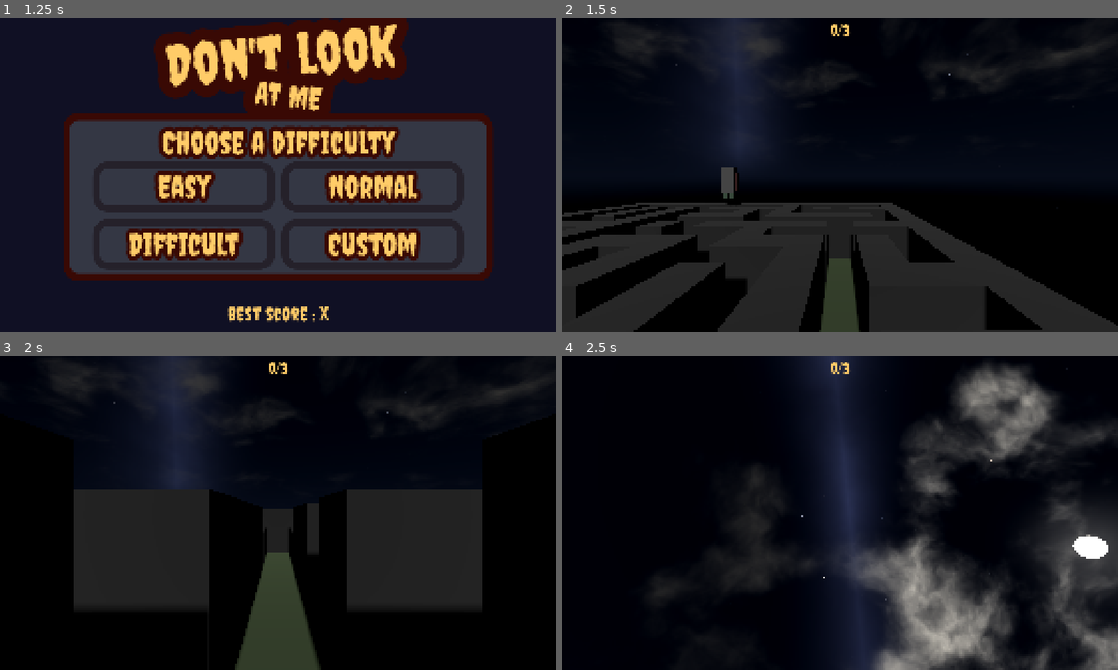
Above: before the commit, frames 1-4 (two rows, left to right).
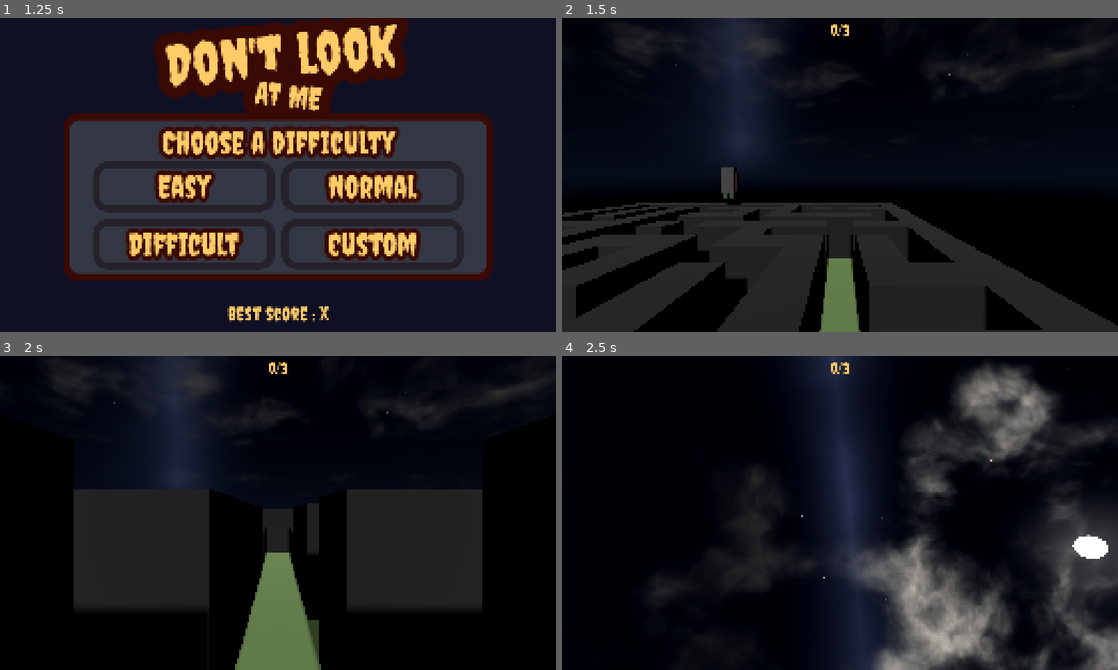
Above: after the commit, the same moments.

Repository: frenchcast1234/dont-look
Game: Godot game, scene res://src/menu/menu.tscn
Two runs of this game, one before a commit and one after it. Both use one fixed random seed, a clock stepped at 60 frames per second and the inputs below.
Inputs (mouse positions are in pixels of both pictures, inside the frame that each line leads up to):
- Up to frame 1 (1.25 s): click "Play" at 0.5 s
- Up to frame 2 (1.5 s): click "Difficult" at 1.25 s
- Up to frame 3 (2 s): no input
- Up to frame 4 (2.5 s): tap Enter at 2 s; move the mouse to (867, 513) at 2.02 s; hold W (forward) from 2.03 s (still down); tap Space (jump) at 2.27 s

Frame 1 is identical in both runs. In frame 2, 1.3% of the frame differs, in the area x 46-54%, y 76-100%; in frame 3, 3.8%, in the area x 42-58%, y 62-100%; in frame 4, nothing differs.

Commit message:
Je trouvais que l'addon faisait des ombres trop fortes alors pour les atténuer le sol émet de la lumière

Diff:
--- a/src/game/game.tscn
+++ b/src/game/game.tscn
@@ -16,6 +16,8 @@
 
 [sub_resource type="StandardMaterial3D" id="StandardMaterial3D_d7sdb"]
 albedo_color = Color(0.1882353, 0.24313726, 0.13725491, 1)
+emission_enabled = true
+emission = Color(0.1882353, 0.24313726, 0.13725491, 1)
 
 [sub_resource type="BoxShape3D" id="BoxShape3D_2wf1j"]
 size = Vector3(31, 1, 31)
